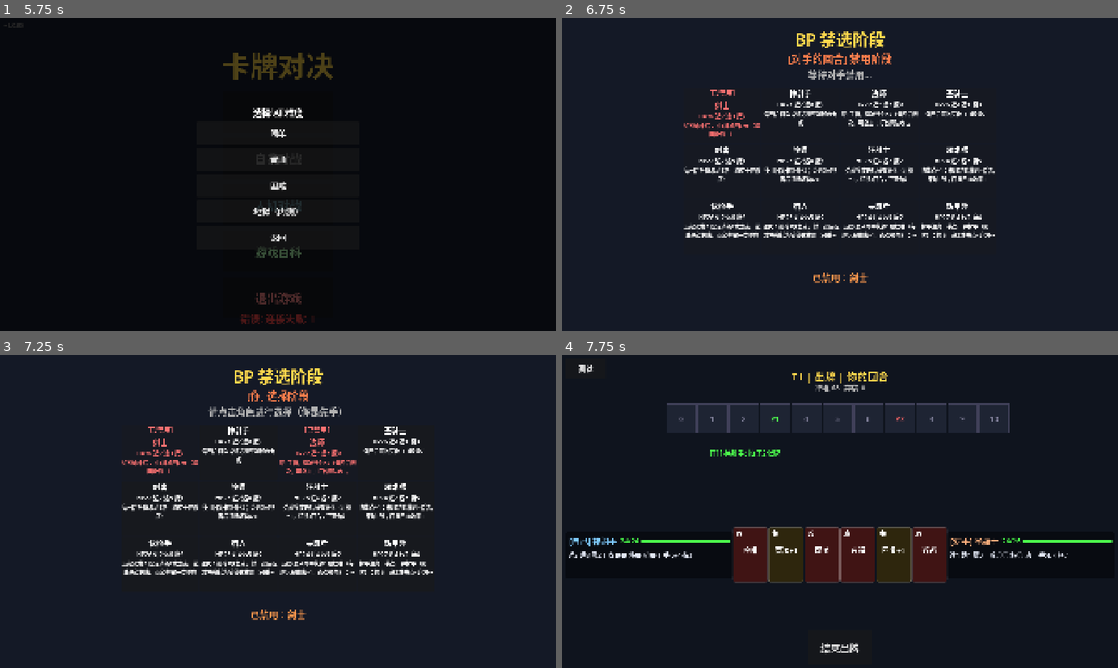
Above: before the commit, frames 1-4 (two rows, left to right).
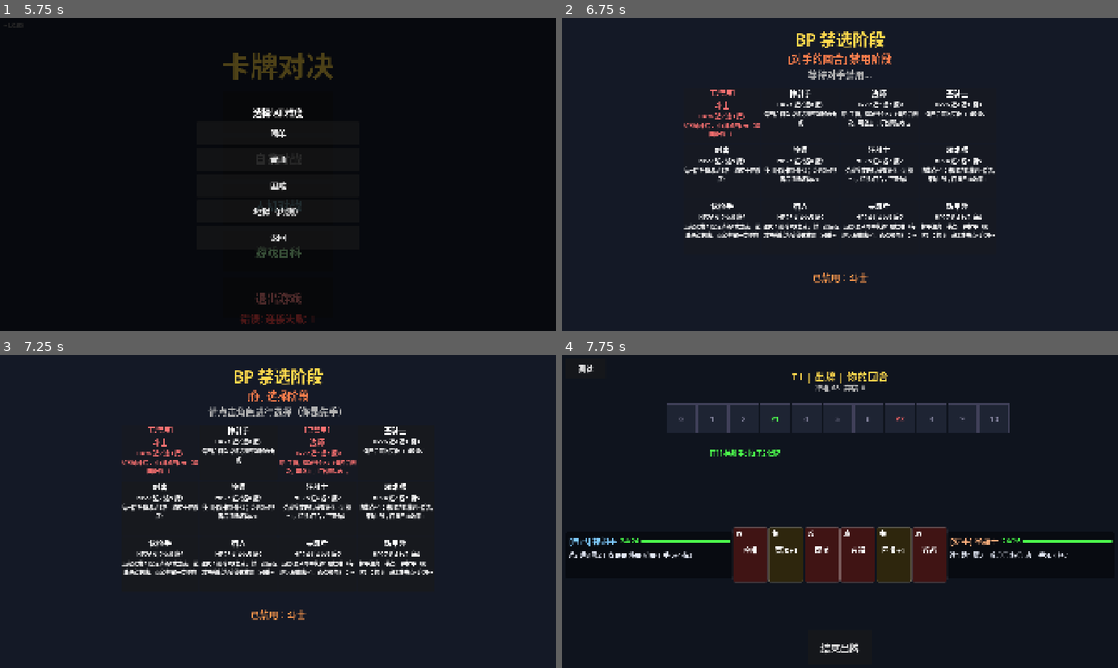
Above: after the commit, the same moments.

Repository: 41hu/card_duel
Game: Godot game, scene res://scenes/main_menu.tscn
The game is run twice, just before and just after one commit, with the same random seed, the same clock (stepped at 60 frames per second) and the same inputs.
Inputs (mouse positions are in pixels of both pictures, inside the frame that each line leads up to):
- Up to frame 1 (5.75 s): click "多人对战" at 0.5 s; click "自我对战" at 1.25 s; click (227, 174) at 2.02 s; type "12" at 2.1 s; click "加入" at 2.75 s; click "返回" at 3.5 s; click "人机对战" at 4.25 s; click "游戏百科" at 5 s
- Up to frame 2 (6.75 s): click "简单" at 5.75 s; click (723, 115) at 6.52 s
- Up to frame 3 (7.25 s): no input
- Up to frame 4 (7.75 s): click (801, 452) at 7.27 s

Frame 1 is identical in both runs. In frame 2, less than 0.1% of the frame differs, in the area x 27-54%, y 26-85%; in frame 3, less than 0.1%; in frame 4, nothing differs.

Commit message:
balance: 斗士/神射手内部id改名+技能名更新(含逻辑改动)
- 剑士→斗士: 内部id swordsman→fighter(含协议 fighter_choice/pending_fighter_skill, 全代码同步)
- 弓手→神射手: 内部id archer→sharpshooter(含can_attack_free分支/AI角色定位)
- 百科技能名: 战利(斗士)/先发(神射手)/双发扳机(快枪手)/治愈术精通(牧师)/虚空造物+枯萎(邪术师)/精铸(铸甲师)
- 文档同步(GAME_RULES/README/RESPONSE_RULES/WORKFLOW/API_REFERENCE)

含逻辑改动: 协议名swordsman_choice→fighter_choice, 需主维护者部署服务器(客户端服务端同步)

Diff:
--- a/scripts/autoload/local_game.gd
+++ b/scripts/autoload/local_game.gd
@@ -274,9 +274,9 @@
 	for key in extra: data[key] = extra[key]
 	game.process_action(game.current_player, data)
 
-func send_swordsman_choice(choice: String):
-	if not game: return
-	game.process_action(game.current_player, {"action": "swordsman_choice", "choice": choice})
+func send_fighter_choice(choice: String):
+	if not game: return
+	game.process_action(game.current_player, {"action": "fighter_choice", "choice": choice})
 
 func send_reveal_hand():
 	if not game: return
--- a/scripts/autoload/network.gd
+++ b/scripts/autoload/network.gd
@@ -125,8 +125,8 @@
 	for key in extra: msg[key] = extra[key]
 	send(msg)
 
-func send_swordsman_choice(choice: String):
-	send({"t": "swordsman_choice", "choice": choice})
+func send_fighter_choice(choice: String):
+	send({"t": "fighter_choice", "choice": choice})
 
 func send_reveal_hand():
 	send({"t": "reveal_hand"})
--- a/scripts/core/ai_player.gd
+++ b/scripts/core/ai_player.gd
@@ -28,8 +28,8 @@
 
 # ---------- 角色定位基础标签（新角色缺省时按面板自动判定） ----------
 const _BASE_ROLES := {
-	"swordsman": "near", "berserker": "near", "assassin": "near", "paladin": "near",
-	"archer": "range", "hunter": "range", "gunslinger": "range", "tracker": "range",
+	"fighter": "near", "berserker": "near", "assassin": "near", "paladin": "near",
+	"sharpshooter": "range", "hunter": "range", "gunslinger": "range", "tracker": "range",
 	"mage": "magic", "priest": "magic", "warlock": "magic",
 }
 
--- a/scripts/core/character_skills.gd
+++ b/scripts/core/character_skills.gd
@@ -11,7 +11,7 @@
 func on_attack_hit(attacker_idx: int, _defender_idx: int, _damage: int, damage_type: int):
 	var p = _ms.players[attacker_idx]
 	match p.char_id:
-		"swordsman": _swordsman_hit(attacker_idx, damage_type)
+		"fighter": _fighter_hit(attacker_idx, damage_type)
 		"tracker":
 			# 寻踪者：远程/法术攻击命中（伤害>0）叠 1 层校准，永久持续、无限叠加
 			if damage_type == Config.DamageType.RANGED or damage_type == Config.DamageType.MAGICAL:
@@ -81,7 +81,7 @@
 	p.free_move_used = false
 	p.healed_this_turn = 0
 	p.damage_reduction_used = false
-	p.pending_swordsman_skill = false
+	p.pending_fighter_skill = false
 	p.skills_used = []
 	p.used_function_card = false
 	p.combo_attacks_this_turn = []
@@ -100,7 +100,7 @@
 
 func can_attack_free(player_idx: int, card_type: String) -> bool:
 	var p = _ms.players[player_idx]
-	if p.char_id == "archer" and card_type == "range" and not p.skill_used_this_turn:
+	if p.char_id == "sharpshooter" and card_type == "range" and not p.skill_used_this_turn:
 		return true
 	return false
 
@@ -366,10 +366,10 @@
 		"hunter": return "snare"  # 猎人 → 捕兽夹
 		_: return "trap"
 
-func _swordsman_hit(player_idx: int, damage_type: int):
+func _fighter_hit(player_idx: int, damage_type: int):
 	var p = _ms.players[player_idx]
 	if damage_type == Config.DamageType.PHYSICAL and not p.skill_used_this_turn:
-		p.pending_swordsman_skill = true
+		p.pending_fighter_skill = true
 
 func _paladin_reduce(player_idx: int, base: int) -> int:
 	var p = _ms.players[player_idx]
--- a/scripts/core/match_state.gd
+++ b/scripts/core/match_state.gd
@@ -153,7 +153,7 @@
 		skill_counts={},
 		skills_used=[],
 		used_function_card=false,
-		pending_swordsman_skill=false,
+		pending_fighter_skill=false,
 	}
 
 func get_player(idx: int): return players[idx]
@@ -243,7 +243,7 @@
 			if action_data.get("skill", "") == "_cheat": return _cheat_card(player_idx, action_data.get("type_id", ""))
 			if action_data.get("skill", "") == "_debug_end": return _debug_end(player_idx, action_data.get("win", true))
 			return _handle_skill(player_idx, action_data.get("skill", ""), action_data)
-		"swordsman_choice": return _handle_swordsman_choice(player_idx, action_data)
+		"fighter_choice": return _handle_fighter_choice(player_idx, action_data)
 	return {success=false, msg="未知行动"}
 
 func _do_play_card(player_idx: int, data: Dictionary) -> Dictionary:
@@ -275,24 +275,24 @@
 		Config.APType.FUNCTION: ap_ok = (player.ap_function >= cost)
 		Config.APType.NONE: ap_ok = true
 	if not ap_ok: return {success=false, msg="行动点不足"}
-	var free_archer = char_skills.can_attack_free(player_idx, type_id)
+	var free_sharpshooter = char_skills.can_attack_free(player_idx, type_id)
 	if type_id == "blessing":
 		if player.free_move_used: return {success=false, msg="本回合已使用过天赐"}
 		player.free_move_used = true
-	if not free_archer and cd.ap != Config.APType.NONE:
+	if not free_sharpshooter and cd.ap != Config.APType.NONE:
 		match cd.ap:
 			Config.APType.ATTACK: player.ap_attack -= cost
 			Config.APType.MOVE: player.ap_move -= cost
 			Config.APType.FUNCTION: player.ap_function -= cost
 	var result = _execute_card_effect(player_idx, card)
 	if not result.get("success", false) and result.get("phase") != "choose":
-		if not free_archer and cd.ap != Config.APType.NONE:
+		if not free_sharpshooter and cd.ap != Config.APType.NONE:
 			match cd.ap:
 				Config.APType.ATTACK: player.ap_attack += cost
 				Config.APType.MOVE: player.ap_move += cost
 				Config.APType.FUNCTION: player.ap_function += cost
 		return result
-	if free_archer: player.skill_used_this_turn = true
+	if free_sharpshooter: player.skill_used_this_turn = true
 	if cd.ap == Config.APType.FUNCTION: player.used_function_card = true
 	state_changed.emit(get_full_state())
 	return result
@@ -323,9 +323,9 @@
 	_check_permanent_death(loser)
 	return {success=true}
 
-func _handle_swordsman_choice(player_idx: int, data: Dictionary) -> Dictionary:
+func _handle_fighter_choice(player_idx: int, data: Dictionary) -> Dictionary:
 	var p = players[player_idx]
-	if not p.get("pending_swordsman_skill", false): return {success=false, msg="无可用技能"}
+	if not p.get("pending_fighter_skill", false): return {success=false, msg="无可用技能"}
 	if p.skill_used_this_turn: return {success=false, msg="本回合已使用过"}
 	var choice = data.get("choice", "")
 	if choice == "heal":
@@ -334,14 +334,14 @@
 		var heal_amt = char_skills.on_heal(player_idx, 2)
 		p.hp = min(p.max_hp, p.hp + heal_amt)
 		stats[player_idx]["heal_total"] += p.hp - before  # 技能回血计入统计
-		add_log(player_idx, "剑士+%dHP" % heal_amt)
+		add_log(player_idx, "斗士+%dHP" % heal_amt)
 	elif choice == "draw":
 		card_systems[player_idx].draw_cards(1)
-		add_log(player_idx, "剑士抽1张")
+		add_log(player_idx, "斗士抽1张")
 	else:
 		return {success=false, msg="无效选择"}
 	p.skill_used_this_turn = true
-	p.pending_swordsman_skill = false
+	p.pending_fighter_skill = false
 	state_changed.emit(get_full_state())
 	return {success=true}
 
@@ -827,7 +827,7 @@
 			hand_size=cs.hand.size(), deck_size=cs.deck.size(),
 			hand=cs.hand.duplicate(), hand_limit=movement.get_hand_limit(i),
 			active_skills=_skill_list(i),
-			pending_swordsman_skill=p.get("pending_swordsman_skill", false),
+			pending_fighter_skill=p.get("pending_fighter_skill", false),
 			# 角色道具类型（一张通用道具卡，卡面/说明按角色道具显示）
 			item_type=char_skills.get_item_type(i),
 			item_type_name=item_system.get_item_type(char_skills.get_item_type(i)).get("name", "道具"),
--- a/scripts/data/character_data.gd
+++ b/scripts/data/character_data.gd
@@ -2,8 +2,8 @@
 extends RefCounted
 
 const CHARACTER_DB = {
-	"swordsman":   {name="剑士",   hp=28, near=7, range=3, magic=2, skill="swordsman",   skill_desc="近战命中后：抽1牌或回2HP（每回合限一）"},
-	"archer":      {name="神射手", hp=24, near=2, range=8, magic=2, skill="archer",      skill_desc="每回合首次普通远程不消耗攻击点"},
+	"fighter":   {name="斗士",   hp=28, near=7, range=3, magic=2, skill="fighter",   skill_desc="近战命中后：抽1牌或回2HP（每回合限一）"},
+	"sharpshooter":      {name="神射手", hp=24, near=2, range=8, magic=2, skill="sharpshooter",      skill_desc="每回合首次普通远程不消耗攻击点"},
 	"mage":        {name="法师",   hp=22, near=2, range=2, magic=8, skill="mage",         skill_desc="弃1手牌，魔法强化+2（每回合限一次，可叠加；打出魔法攻击后清除）"},
 	"paladin":     {name="圣骑士", hp=26, near=4, range=1, magic=3, skill="paladin",      skill_desc="每回合首次受伤-2（最低0）"},
 	"assassin":    {name="刺客",   hp=22, near=7, range=5, magic=1, skill="assassin",     skill_desc="每回合免费移动1格（独立于位移点）"},
@@ -16,4 +16,4 @@
 	"wardsmith":   {name="铸甲师", hp=27, near=4, range=2, magic=4, skill="wardsmith",    skill_desc="护甲注魔：装备一种护甲（限一次）；修复：耗2攻击点+弃强化攻击卡修1耐久；护甲耐久+1"},
 }
 
-const CHARACTER_IDS = ["swordsman", "archer", "mage", "paladin", "assassin", "priest", "berserker", "warlock", "gunslinger", "hunter", "tracker", "wardsmith"]
+const CHARACTER_IDS = ["fighter", "sharpshooter", "mage", "paladin", "assassin", "priest", "berserker", "warlock", "gunslinger", "hunter", "tracker", "wardsmith"]
--- a/scripts/server/server_main.gd
+++ b/scripts/server/server_main.gd
@@ -76,7 +76,7 @@
 		"confirm_discard": _on_confirm_discard_msg(peer_idx, data)
 		"use_skill": _on_use_skill(peer_idx, data)
 		"reveal_hand": _on_reveal_hand(peer_idx)
-		"swordsman_choice": _on_swordsman_choice(peer_idx, data)
+		"fighter_choice": _on_fighter_choice(peer_idx, data)
 
 func _create_room(peer_idx: int, data: Dictionary):
 	var rid = str(_next_room_id); _next_room_id += 1
@@ -197,10 +197,10 @@
 	data["action"] = "use_skill"
 	room.match.process_action(peer.player_index, data)
 
-func _on_swordsman_choice(peer_idx: int, data: Dictionary):
-	var peer = _peers[peer_idx]; var room = _find_room(peer.room_id)
-	if room == null or room.match == null: return
-	room.match.process_action(peer.player_index, {"action": "swordsman_choice", "choice": data.get("choice", "")})
+func _on_fighter_choice(peer_idx: int, data: Dictionary):
+	var peer = _peers[peer_idx]; var room = _find_room(peer.room_id)
+	if room == null or room.match == null: return
+	room.match.process_action(peer.player_index, {"action": "fighter_choice", "choice": data.get("choice", "")})
 
 func _on_confirm_discard_msg(peer_idx: int, data: Dictionary):
 	var peer = _peers[peer_idx]; var room = _find_room(peer.room_id)
--- a/scripts/ui/battle_ui.gd
+++ b/scripts/ui/battle_ui.gd
@@ -436,8 +436,8 @@
 		_status_msg_timer = 0
 		status_label.text = ""
 		_refresh_skill_row(me)
-		if me.get("pending_swordsman_skill", false):
-			_show_swordsman_popup()
+		if me.get("pending_fighter_skill", false):
+			_show_fighter_popup()
 
 func _on_card_clicked(card_uid: int, type_id: String):
 	var state = _game_state
@@ -795,7 +795,7 @@
 	cb.pressed.connect(func(): c.queue_free()); vb.add_child(cb)
 	add_child(c)
 
-func _show_swordsman_popup():
+func _show_fighter_popup():
 	# 场景切换/结束瞬间状态刷新会触发：battle_ui 已离树，跳过避免 get_viewport_rect 报错
 	if not is_inside_tree():
 		return
@@ -808,13 +808,13 @@
 	var bg = ColorRect.new(); bg.color = Style.POPUP_BG
 	bg.set_anchors_and_offsets_preset(Control.PRESET_FULL_RECT); c.add_child(bg)
 	var vb = _popup_box(c, 620, 320)
-	vb.add_child(_lbl("剑士技能: 近战命中后"))
+	vb.add_child(_lbl("斗士技能: 近战命中后"))
 	var hb = HBoxContainer.new(); vb.add_child(hb)
 	var hbtn = _mkbtn("回2HP")
-	hbtn.pressed.connect(func(): c.queue_free(); _n().send_swordsman_choice("heal"))
+	hbtn.pressed.connect(func(): c.queue_free(); _n().send_fighter_choice("heal"))
 	hb.add_child(hbtn)
 	var dbtn = _mkbtn("抽1张牌")
-	dbtn.pressed.connect(func(): c.queue_free(); _n().send_swordsman_choice("draw"))
+	dbtn.pressed.connect(func(): c.queue_free(); _n().send_fighter_choice("draw"))
 	hb.add_child(dbtn)
 	add_child(c)
 
--- a/scripts/ui/wiki_ui.gd
+++ b/scripts/ui/wiki_ui.gd
@@ -8,28 +8,28 @@
 
 # 角色技能（[类型, 技能名, 效果]）：主动技在前、被动技在后，每个技能独立一行；属性由角色数据自动渲染
 const CHAR_SKILLS: Dictionary = {
-	"swordsman": [["被动技", "战意", "近战或重击攻击命中目标后，可选择：抽 1 张牌，或回复 2 点 HP。每回合限一次。"]],
-	"archer": [["被动技", "速射", "每回合打出的第一张普通远程攻击卡不消耗攻击行动点（仅限\"远程\"卡，穿心不享受）。"]],
+	"fighter": [["被动技", "战利", "近战或重击攻击命中目标后，可选择：抽 1 张牌，或回复 2 点 HP。每回合限一次。"]],
+	"sharpshooter": [["被动技", "先发", "每回合打出的第一张普通远程攻击卡不消耗攻击行动点（仅限\"远程\"卡，穿心不享受）。"]],
 	"mage": [["主动技", "法术强化", "弃 1 张手牌，获得 2 点魔法强化——可无限叠加；打出魔法或吟唱攻击时，消耗全部强化层数，为本次攻击附加等量伤害。每回合限一次。"]],
 	"paladin": [["被动技", "圣盾", "每回合第一次受到的伤害减少 2 点（最低为 0）。"]],
 	"assassin": [["主动技", "暗影步", "每回合可免费向任意方向移动 1 格，不消耗位移行动点。"]],
 	"priest": [
-		["被动技", "神恩", "使用回复卡时，回复量额外 +2。"],
+		["被动技", "治愈术精通", "使用回复卡时，回复量额外 +2。"],
 		["被动技", "净化", "受到某类持续伤害（灼烧/中毒）后，清除自身该类持续伤害。"],
 	],
 	"berserker": [["被动技", "狂化", "受到直接攻击后，近战攻击伤害 +1，持续 3 回合，可叠加。"]],
 	"warlock": [
 		["被动技", "邪能", "功能行动点 +1（每回合 2 点）。"],
-		["被动技", "汲取", "若本回合未打出任何功能卡，回合结束额外抽 1 张牌。"],
-		["被动技", "诅咒", "自身受到的所有回血效果 −1（回复 +1 时实际回复 0）。"],
+		["被动技", "虚空造物", "若本回合未打出任何功能卡，回合结束额外抽 1 张牌。"],
+		["被动技", "枯萎", "自身受到的所有回血效果 −1（回复 +1 时实际回复 0）。"],
 	],
-	"gunslinger": [["被动技", "远程双发", "远程/穿心攻击固定消耗 2 攻击行动点，并造成两段伤害——每段 =（对应面板 − 距离）÷ 2 向下取整（最低 0）；穿心每段 =（远程面板 + 3 − 距离）÷ 2。两段各自独立结算：敌人需打出两张响应卡才能完全抵挡；圣骑士的首伤减免只对第一段生效，武器命中特效每段触发。"]],
+	"gunslinger": [["被动技", "双发扳机", "远程/穿心攻击固定消耗 2 攻击行动点，并造成两段伤害——每段 =（对应面板 − 距离）÷ 2 向下取整（最低 0）；穿心每段 =（远程面板 + 3 − 距离）÷ 2。两段各自独立结算：敌人需打出两张响应卡才能完全抵挡；圣骑士的首伤减免只对第一段生效，武器命中特效每段触发。"]],
 	"hunter": [["主动技", "埋伏", "手牌有远程攻击牌时可用：消耗 1 攻击行动点，选择一张手牌中的远程攻击牌（远程/穿心），将其转化为捕兽夹放置到棋盘空格（该牌进入弃牌堆，不触发攻击）。捕兽夹可重叠放置，第一个到达该格的单位每个夹子受到 3 点伤害，触发后销毁。"]],
 	"tracker": [["被动技", "校准", "远程或法术攻击命中（造成伤害）后，获得 1 层校准状态——每层使远程攻击伤害 +1，永久持续、可无限叠加。若远程或法术攻击未能造成伤害（被闪避、格挡/牵制减至 0、护甲免疫、无法打出等），全部校准清空。"]],
 	"wardsmith": [
 		["主动技", "护甲注魔", "直接选择装备一件近战/远程/法术护甲，不消耗卡牌（整局限一次）。"],
 		["主动技", "修复", "装备的护甲破损时可用：消耗 2 攻击行动点，并丢弃一张与护甲类型匹配的强化攻击卡（重击→近战防具、穿心→远程防具、吟唱→法术防具），修复 1 点护甲耐久。"],
-		["被动技", "铸甲", "装备的护甲耐久上限 +1（为 4 耐久）。"],
+		["被动技", "精铸", "装备的护甲耐久上限 +1（为 4 耐久）。"],
 	],
 }
 
Not shown, changed: API_REFERENCE.md
Not shown, changed: GAME_RULES.md
Not shown, changed: README.md
Not shown, changed: RESPONSE_RULES.md
Not shown, changed: WORKFLOW.md
